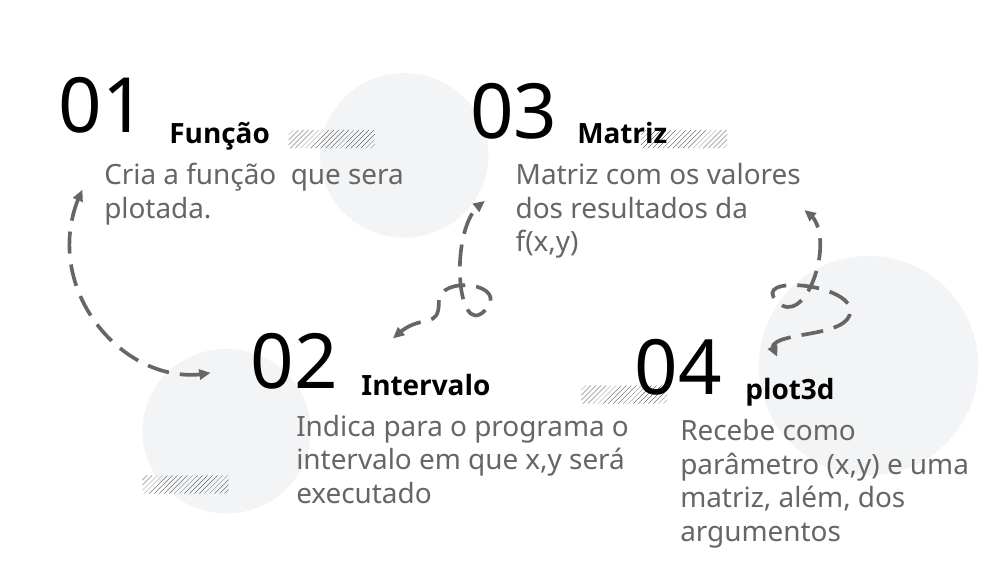
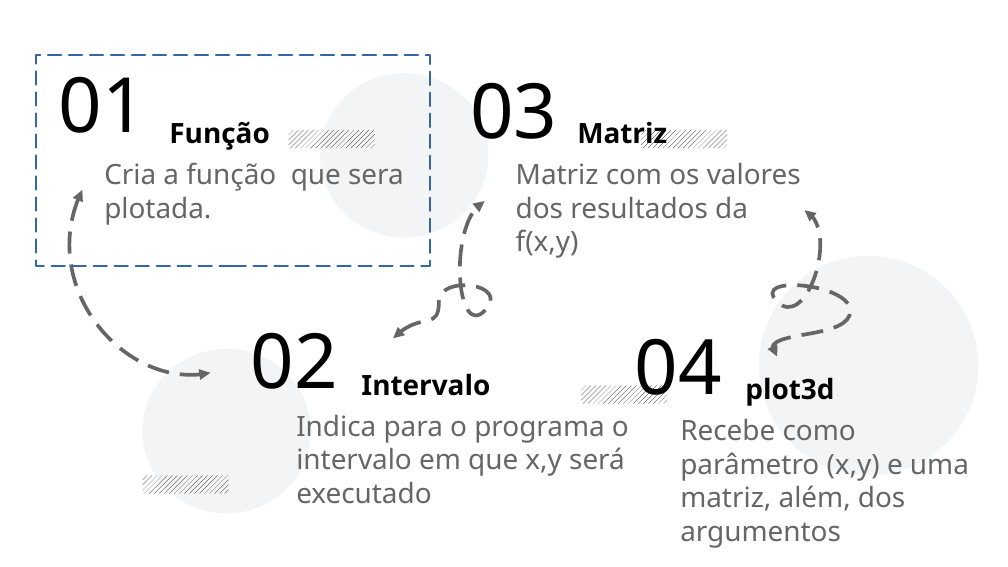
Before and after one commit to Lucasitron/Grafico_scilab, a slide deck: slide 9 of apresentação/Scilab.odp (slide 10 before the commit). Drawn at 1008x567 pixels with LibreOffice and Linux fonts; fonts in the diff are those of the drawing. Boxes give left, top, right and bottom in pixels: in the first picture for what was removed or moved away, otherwise in the second. Text is boxed around its words. In the diff, an @@ line names an element or a change of style, - is before the commit and + after.

```diff
--- a/apresentação/Scilab.odp
+++ b/apresentação/Scilab.odp
@@ rectangle added at [36, 55, 430, 266], outline #3465A4 1.5 pt dashed @@
```
Also in this commit, not shown: 10 other slides changed, 1 slide removed, 2 other files.
